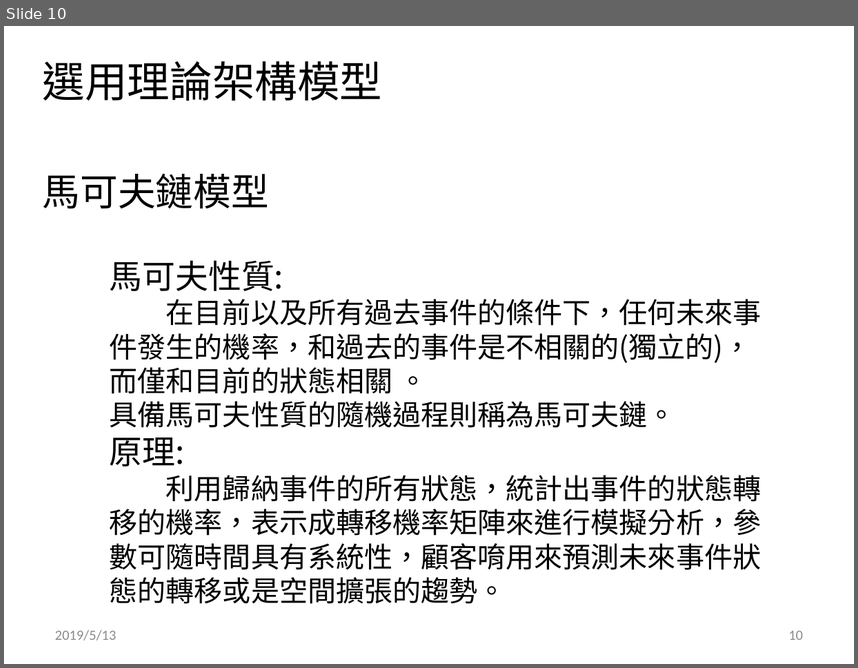
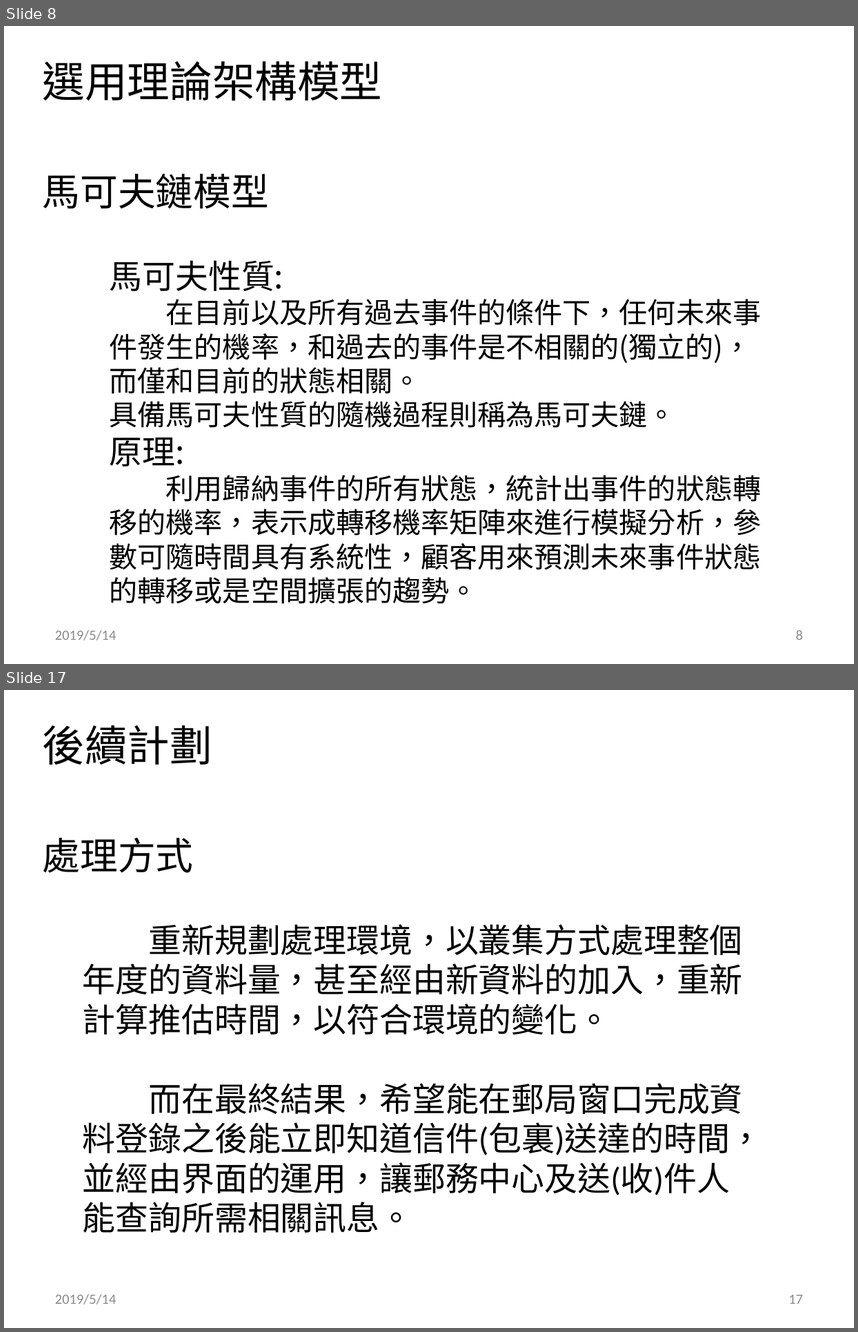
Before and after one commit to ray0814/POST_BigData, a slide deck: 141474_bigdata最後希望_分析方案說明書.pptx. Shown one above the other, each under a label of ours: slide 10 before the commit, slides 8 and 17 after it; the slides between them are not shown. The pictures are 858x668 and 858x1332 pixels, drawn with LibreOffice and Linux fonts; fonts in the diff are those of the drawing; background and template pictures are left out. Boxes give left, top, right and bottom in pixels: in the first picture for what was removed or moved away, otherwise in the second. Text is boxed around its words. In the diff, an @@ line names an element or a change of style, - is before the commit and + after.

```diff
--- a/141474_bigdata最後希望_分析方案說明書.pptx
+++ b/141474_bigdata最後希望_分析方案說明書.pptx
@@ slide 17 added at (x1=4, y1=690, x2=854, y2=1328), background #FFFFFF @@
@@ text added at (x1=43, y1=725, x2=212, y2=765), 36 pt, text #000000 @@
+後續計劃
@@ text added at (x1=43, y1=838, x2=194, y2=873), 32 pt, text #000000 @@
+處理方式
@@ text added at (x1=83, y1=924, x2=763, y2=1232), 28 pt, text #000000 @@
+重新規劃處理環境，以叢集方式處理整個年度的資料量，甚至經由新資料的加入，重新計算推估時間，以符合環境的變化。
+而在最終結果，希望能在郵局窗口完成資料登錄之後能立即知道信件(包裏)送達的時間，並經由界面的運用，讓郵務中心及送(收)件人能查詢所需相關訊息。
@@ text added at (x1=55, y1=1294, x2=116, y2=1304), 12 pt, text #8C8C8C @@
+2019/5/14
@@ page number added at (x1=789, y1=1294, x2=803, y2=1303), 12 pt, text #8C8C8C @@
+17
@@ what was slide 10 is now slide 8 @@
@@ slide 8 changed as well @@
@@ text at (x1=110, y1=299, x2=761, y2=394): spaces changed @@
-在目前以及所有過去事件的條件下，任何未來事件發生的機率，和過去的事件是不相關的(獨立的)，而僅和目前的狀態相關 。
+在目前以及所有過去事件的條件下，任何未來事件發生的機率，和過去的事件是不相關的(獨立的)，而僅和目前的狀態相關。
@@ text at (x1=110, y1=474, x2=762, y2=604): text changed @@
-利用歸納事件的所有狀態，統計出事件的狀態轉移的機率，表示成轉移機率矩陣來進行模擬分析，參數可隨時間具有系統性，顧客唷用來預測未來事件狀態的轉移或是空間擴張的趨勢。
+利用歸納事件的所有狀態，統計出事件的狀態轉移的機率，表示成轉移機率矩陣來進行模擬分析，參數可隨時間具有系統性，顧客用來預測未來事件狀態的轉移或是空間擴張的趨勢。
@@ text at (x1=55, y1=630, x2=116, y2=640): text changed @@
-2019/5/13
+2019/5/14
@@ page number at (x1=796, y1=630, x2=803, y2=639): text changed @@
-10
+8
```
Also in this commit, not shown: 9 other slides changed, 7 other slides added, 4 slides removed, 2 other files.
